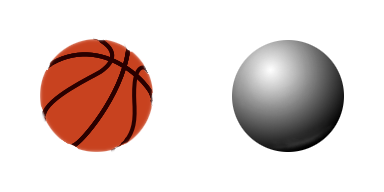
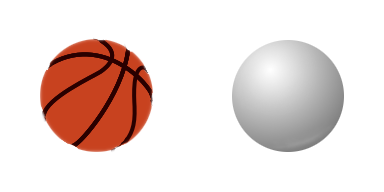
Revision of a layered 384 × 192 image; what changed, layer by layer:
"shadow": opacity 100% → 50% over [232, 40, 344, 152]